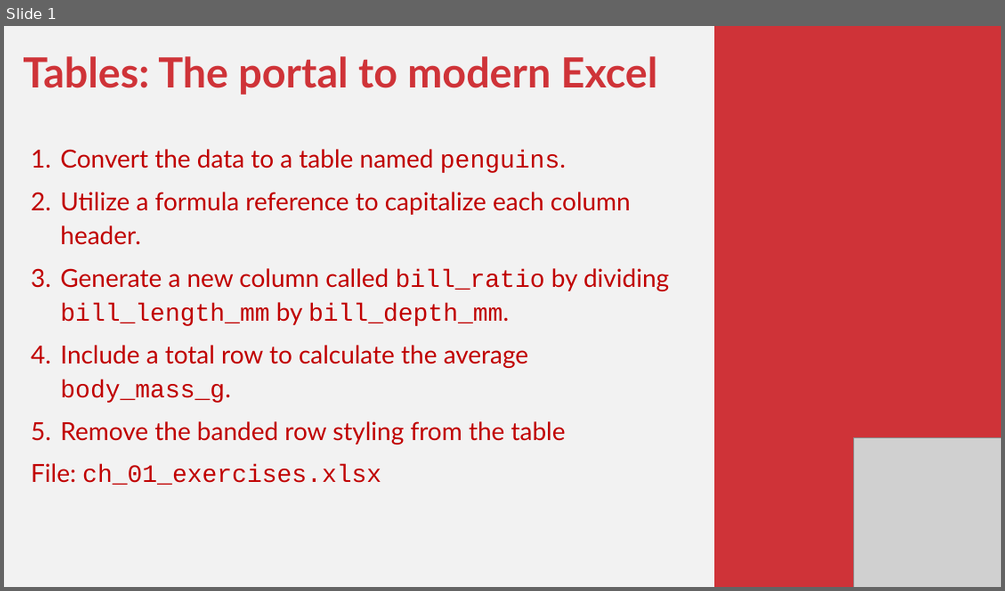
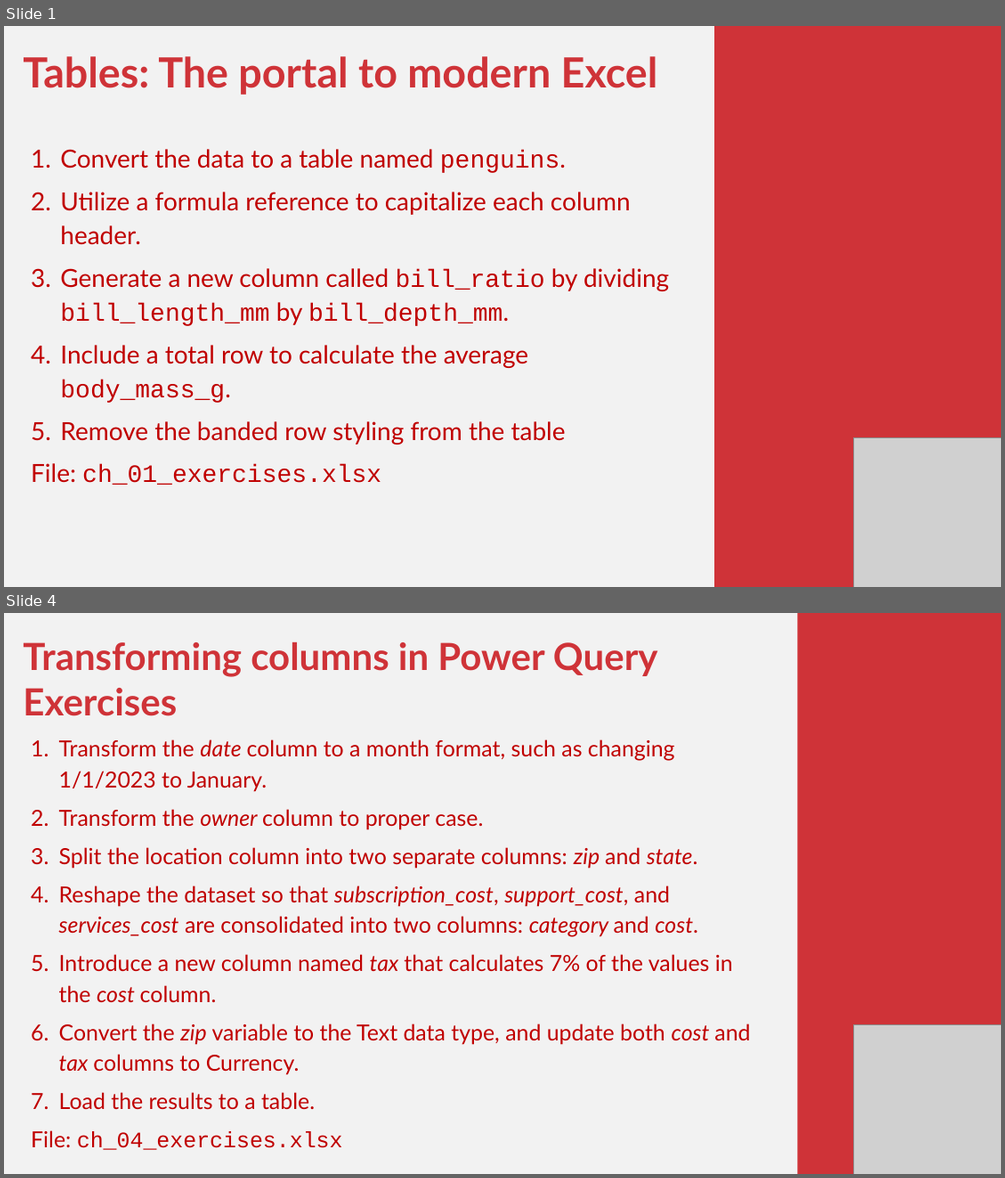
Before and after one commit to stringfestdata/modern-analytics-excel-book, a slide deck: exercises/mdae-exercises-by-chapter.pptx. Shown one above the other, each under a label of ours: slide 1 before the commit, slides 1 and 4 after it; the slides between them are not shown. The pictures are 1005x591 and 1005x1178 pixels, drawn with LibreOffice and Linux fonts; fonts in the diff are those of the drawing; grey boxes stand for pictures. Boxes give left, top, right and bottom in pixels: in the first picture for what was removed or moved away, otherwise in the second. Text is boxed around its words. In the diff, an @@ line names an element or a change of style, - is before the commit and + after.

```diff
--- a/exercises/mdae-exercises-by-chapter.pptx
+++ b/exercises/mdae-exercises-by-chapter.pptx
@@ slide 4 added at (4,613,1001,1174), background #F2F2F2 @@
@@ rectangle added at (798,613,1001,1174), fill #CF3338 @@
@@ text added at (23,642,750,1150), 32 pt, text #C00000 @@
+Transforming columns in Power Query Exercises
+1. Transform the date column to a month format, such as changing 1/1/2023 to January.
+2. Transform the owner column to proper case.
+3. Split the location column into two separate columns: zip and state.
+4. Reshape the dataset so that subscription_cost, support_cost, and services_cost are consolidated into two columns: category and cost.
+5. Introduce a new column named tax that calculates 7% of the values in the cost column.
+6. Convert the zip variable to the Text data type, and update both cost and tax columns to Currency.
+7. Load the results to a table.
+File: ch_04_exercises.xlsx
@@ picture added at (853,1024,1001,1174) @@
```
Also in this commit, not shown: 10 slides changed.
